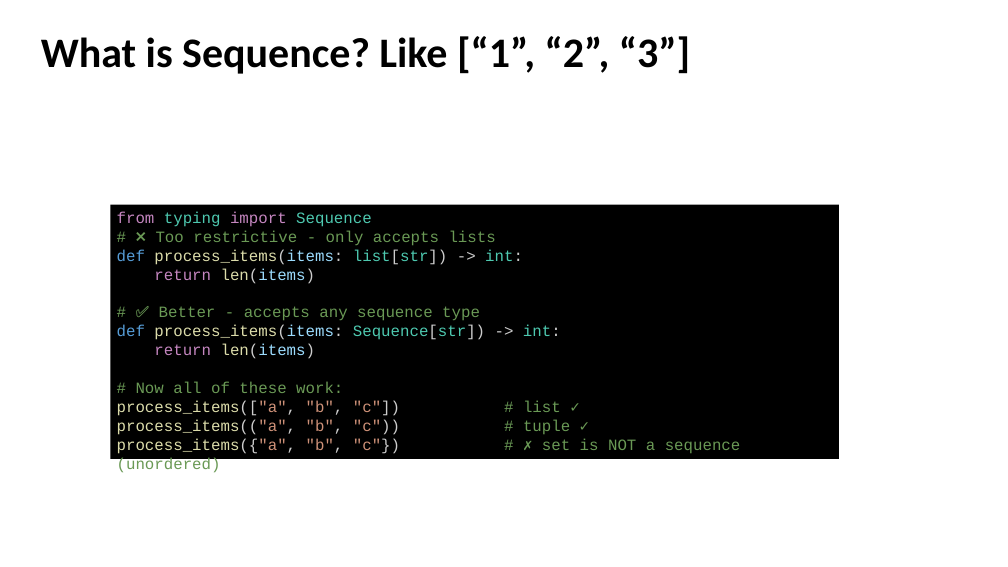
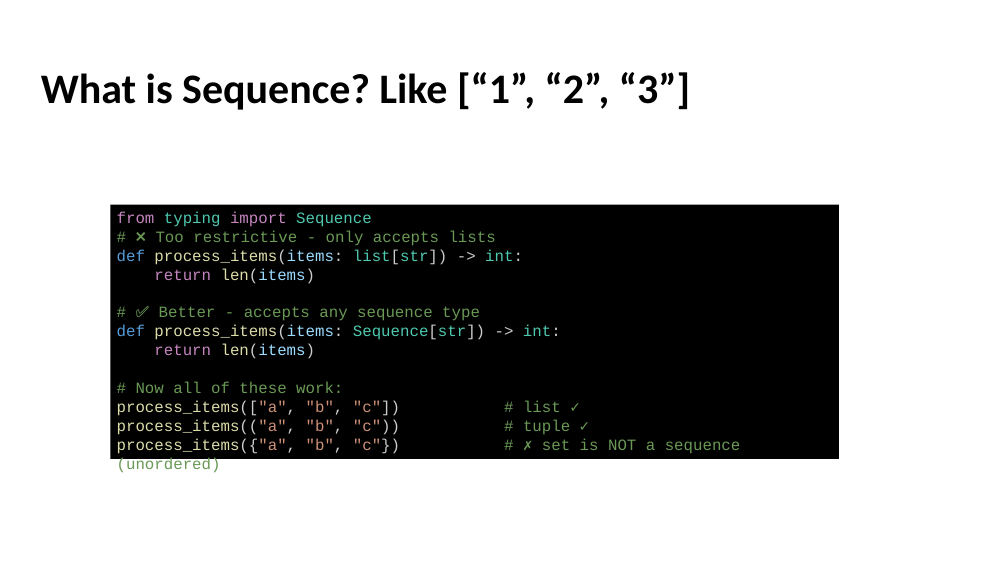
Before and after one commit to enoch-sit/proj01_chatbot_edu, a slide deck: slide 28 of week08/AI Agent Design III LangSmith-and-Evaluation-Frameworks.pptx. Drawn at 1008x567 pixels with LibreOffice and Linux fonts; fonts in the diff are those of the drawing. Boxes give left, top, right and bottom in pixels: in the first picture for what was removed or moved away, otherwise in the second. Text is boxed around its words. In the diff, an @@ line names an element or a change of style, - is before the commit and + after.

```diff
--- a/week08/AI Agent Design III LangSmith-and-Evaluation-Frameworks.pptx
+++ b/week08/AI Agent Design III LangSmith-and-Evaluation-Frameworks.pptx
@@ text "What is Sequence? Like [“1”, ...": place and size @@
-text "What is Sequence? Like [“1”, ..." at bbox=[41, 36, 690, 74]
+text "What is Sequence? Like [“1”, ..." at bbox=[41, 72, 690, 110]
```
Also in this commit, not shown: 9 other slides changed, 1 slide added, 14 slides removed, 28 other files.
